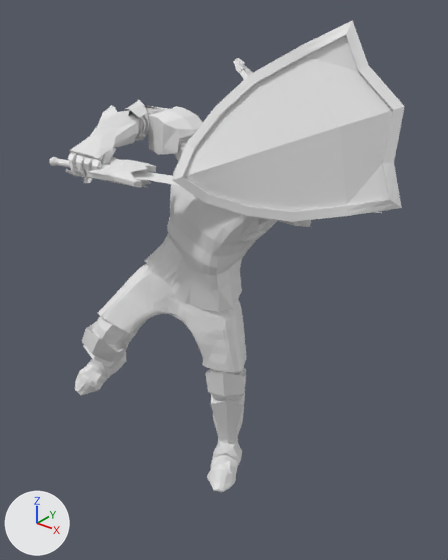
A saved change to the OBJ model OpenGL_Framework/OpenGL_Framework/Assets/Models/KnightAnimations/UpSpecialPoses/UpSpecial6.obj.
The view is the same before and after, from a 50 mm camera at (3.9, -4.0, 5.52) aimed at (0.51, 0.25, 2.89). Lighting does not change. The marker at lower left points along +X, +Y and +Z. Where no turn or scale is listed for an object, it has been applied to the vertices.

The first picture shows 'UpSpecial6'.
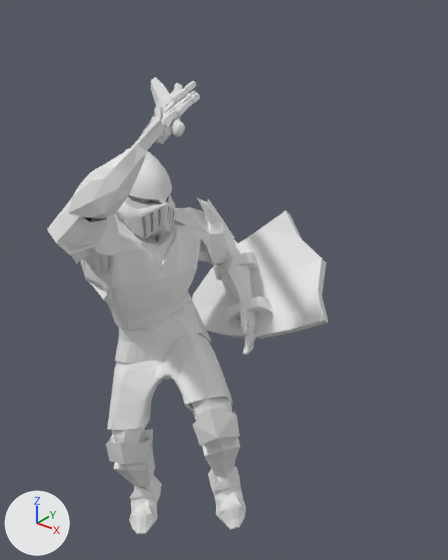
Boxes [x1, y1, x2, y2] around the edits, measured in the pictures (448 x 560 px; the box of a moved part takes in the faces that stretch with it):
'UpSpecial6', reshaped (21% narrower): before [49, 21, 405, 492]; after [47, 77, 328, 534]
part 1 of me_upspecial6, moved or reshaped: before [49, 156, 382, 213]; after [151, 77, 185, 144]
part 2 of me_upspecial6, moved or reshaped: before [172, 21, 405, 222]; after [192, 211, 328, 339]
part 3 of me_upspecial6, moved or reshaped (not visible before): after [124, 159, 172, 209]
part 4 of me_upspecial6, moved or reshaped: before [66, 58, 311, 492]; after [47, 81, 257, 534]

Diff of the bpy script that builds the scene:
```diff
--- a/OpenGL_Framework/OpenGL_Framework/Assets/Models/KnightAnimations/UpSpecialPoses/UpSpecial6.obj.py
+++ b/OpenGL_Framework/OpenGL_Framework/Assets/Models/KnightAnimations/UpSpecialPoses/UpSpecial6.obj.py
@@ me_upspecial6 @@
 # used by ob_upspecial6; location = (0.0, 0.0, 0.0)
-me_upspecial6.from_pydata(...)  # 4917 vertices, 9649 faces; spans x -1.31..2.29, y -0.81..1.01, z 0.51..5.27
+me_upspecial6.from_pydata(...)  # 4917 vertices, 9649 faces; spans x -1.21..1.26, y -1.43..1.58, z -0.04..4.85
+# me_upspecial6 part 1: the loose piece of 498 vertices spanning x -0.76..1.89, y -0.71..0.66, z 3.77..4.08 is multiplied about its middle by the matrix ((-0.609, -0.574, -0.548), (0.671, -0.005, -0.741), (0.423, -0.819, 0.388)), then moved by (-0.66, 0.13, 0.64)
+# me_upspecial6 part 2: the loose piece of 550 vertices spanning x 0.79..2.29, y -0.81..0.21, z 3.91..5.27 is multiplied about its middle by the matrix ((0.282, 0.494, 0.822), (0.88, -0.474, -0.017), (0.382, 0.728, -0.569)), then moved by (-1.09, 1.35, -2.24)
+# me_upspecial6 part 3: the loose piece of 106 vertices spanning x 0.38..0.91, y 0.29..0.86, z 4.17..4.67 is multiplied about its middle by the matrix ((0.243, -0.933, 0.266), (0.897, 0.112, -0.428), (0.37, 0.343, 0.863)), then moved by (-0.61, -0.84, -0.57)
+# me_upspecial6 part 4: 3763 of 4917 vertices moved; they spanned x -1.31..1.71, y -0.7..1.01, z 0.51..4.98 and now span x -0.6..1.12, y -1.43..1.19, z -0.04..4.85; mean shift (0.03, -0.33, -0.71); largest move (1.02, -0.23, 4.96) -> (0.64, 0.56, 1.99)
```
